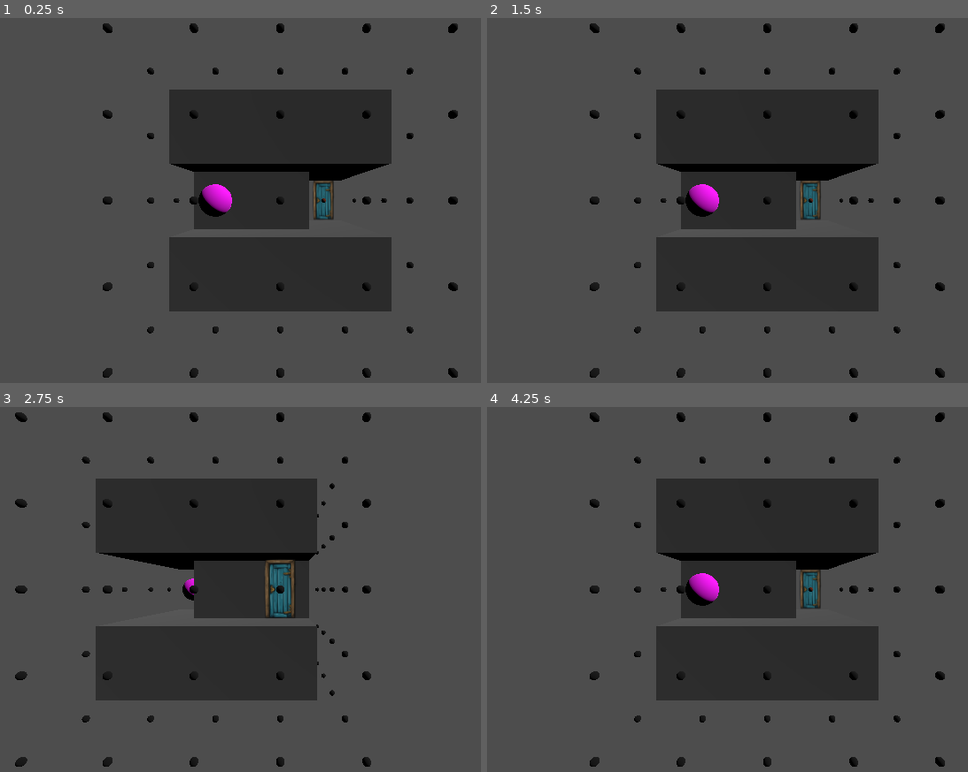
Above: before the commit, frames 1-4 (two rows, left to right).
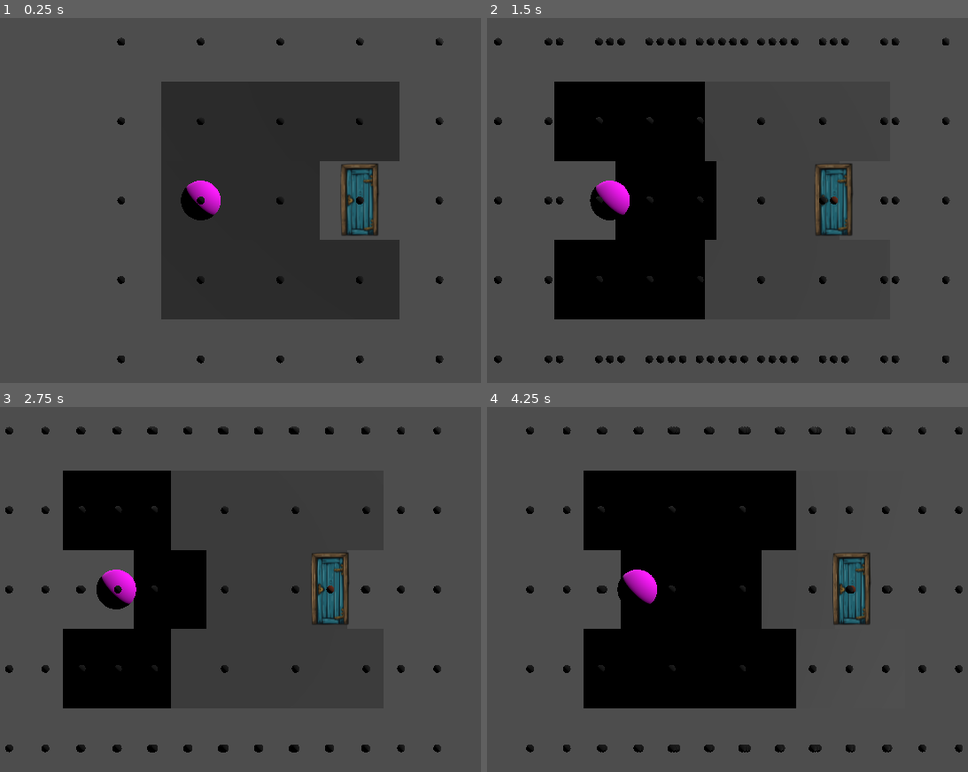
Above: after the commit, the same moments.

Repository: MagnusLucas/Fez-like
Game: Godot game, scene res://game.tscn
Two runs of this game, one before a commit and one after it. Both use one fixed random seed, a clock stepped at 60 frames per second and the inputs below.
Inputs:
- Up to frame 1 (0.25 s): no input
- Up to frame 2 (1.5 s): tap Enter at 0.5 s; hold E (rotate_right) 0.53-1.28 s; hold Q (rotate_left) from 1.28 s (still down)
- Up to frame 3 (2.75 s): release Q (rotate_left) at 2.03 s; hold E (rotate_right) from 2.03 s (still down)
- Up to frame 4 (4.25 s): tap Space at 3.5 s; release E (rotate_right) at 3.53 s; hold Q (rotate_left) from 3.53 s (still down)

The runs differ from the first frame. In frame 1, 11% of the frame differs, in the area x 21-96%, y 1-99%; in frame 2, 23%; in frame 3, 19%; in frame 4, 38%, in the area x 8-99%, y 1-99%.

Commit message:
Added tween on rotation and orthogonal projection

Diff:
--- a/Map/map.gd
+++ b/Map/map.gd
@@ -19,6 +19,8 @@
 
 func _process(_delta: float) -> void:
 	if Input.is_action_just_pressed("rotate_left"):
-		rotate(Vector3.UP, PI/2)
+		var tween = get_tree().create_tween()
+		tween.tween_property(self, "rotation:y", rotation.y + PI/2, 1)
 	if Input.is_action_just_pressed("rotate_right"):
-		rotate(Vector3.UP, -PI/2)
+		var tween = get_tree().create_tween()
+		tween.tween_property(self, "rotation:y", rotation.y - PI/2, 1)
--- a/game.tscn
+++ b/game.tscn
@@ -11,3 +11,5 @@
 
 [node name="Camera3D" type="Camera3D" parent="."]
 transform = Transform3D(1, 0, 0, 0, 1, 0, 0, 0, 1, 0, 0, 5)
+projection = 1
+size = 5.0
